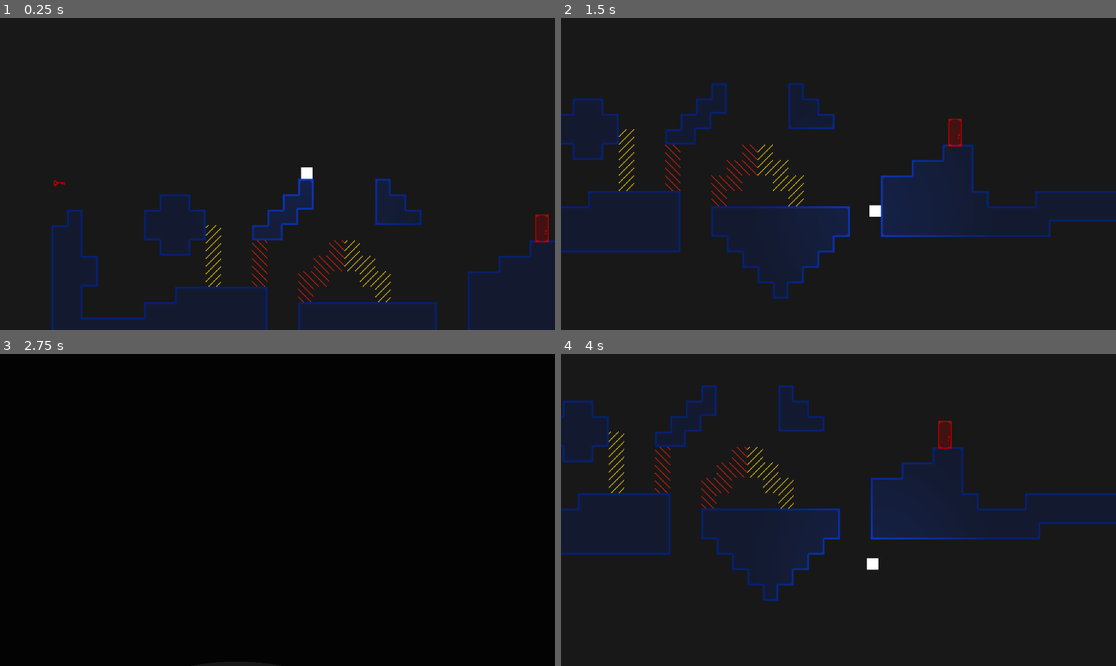
Above: before the commit, frames 1-4 (two rows, left to right).
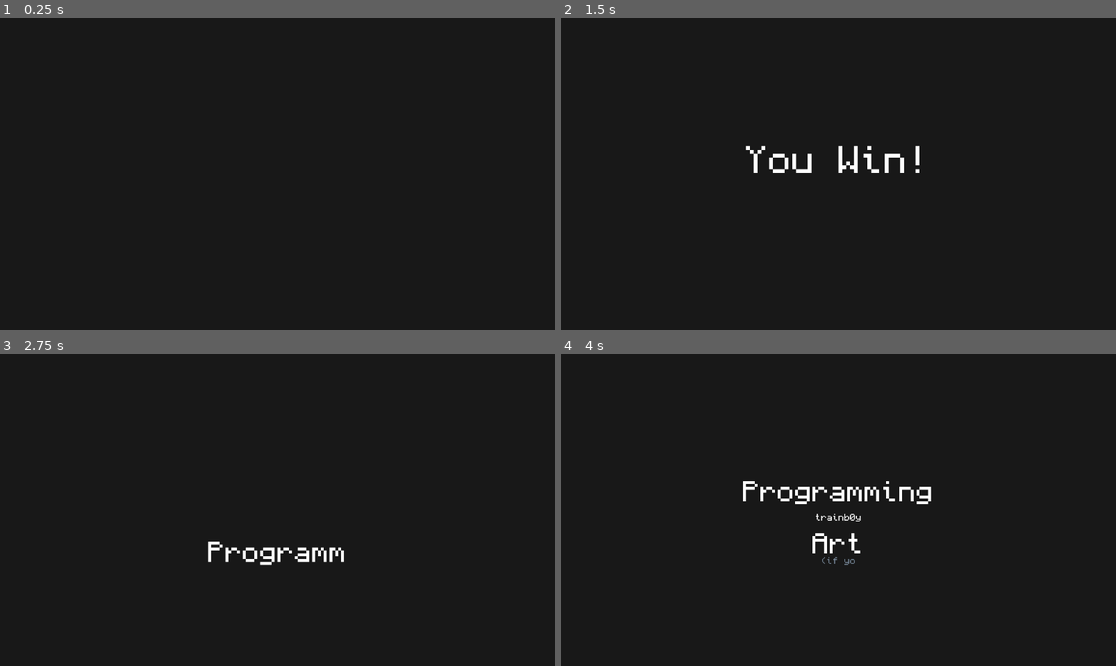
Above: after the commit, the same moments.

Repository: trainb0y/brackeys-2024-1
Game: Godot game, scene res://Scenes/win.tscn
The game is run twice, just before and just after one commit, with the same random seed, the same clock (stepped at 60 frames per second) and the same inputs. Before the commit the project starts from res://Scenes/test.tscn. Sound files missing from this copy of the repository are replaced by a short silence.
Inputs:
- Up to frame 1 (0.25 s): no input
- Up to frame 2 (1.5 s): hold Right (player_right) from 0.53 s (still down); tap E (player_use) at 0.6, 1.35 s; tap Space (player_jump) at 0.77 s
- Up to frame 3 (2.75 s): tap Space (player_jump) at 1.52 s; release Right (player_right) at 2.03 s; hold Left (player_left) from 2.03 s (still down); tap E (player_use) at 2.1 s
- Up to frame 4 (4 s): release Left (player_left) at 2.78 s; hold Right (player_right) from 2.78 s (still down); tap E (player_use) at 2.85, 3.6 s; tap Space (player_jump) at 3.02, 3.77 s

The runs differ from the first frame. In frame 1, 4.2% of the frame differs, in the area x 9-100%, y 47-100%; in frame 2, 11%, in the area x 0-100%, y 20-90%; in frame 3, 0.6%; in frame 4, 11%.

Commit message:
renaming things + credits/end scene

Diff:
--- a/Scenes/level_end.tscn
+++ b/Scenes/flag.tscn
@@ -1,30 +1,30 @@
 [gd_scene load_steps=6 format=3 uid="uid://c3csacx10wb8k"]
 
-[ext_resource type="Script" path="res://Scripts/levelend.gd" id="1_icgjf"]
-[ext_resource type="AudioStream" uid="uid://c7cuip1h0lm2w" path="res://Sounds/player_win.wav" id="2_jh3bg"]
-[ext_resource type="Texture2D" uid="uid://b2vkg4ogn0a5c" path="res://Sprites/flag.png" id="3_8kyyr"]
-[ext_resource type="Texture2D" uid="uid://dbnhx56yb4rn2" path="res://Sprites/light.webp" id="4_qsucx"]
+[ext_resource type="Script" path="res://Scripts/flag.gd" id="1_0j0qk"]
+[ext_resource type="AudioStream" uid="uid://c7cuip1h0lm2w" path="res://Sounds/player_win.wav" id="2_wgu8u"]
+[ext_resource type="Texture2D" uid="uid://b2vkg4ogn0a5c" path="res://Sprites/flag.png" id="3_nvswb"]
+[ext_resource type="Texture2D" uid="uid://dbnhx56yb4rn2" path="res://Sprites/light.webp" id="4_qorii"]
 
 [sub_resource type="CircleShape2D" id="CircleShape2D_ovw6j"]
 radius = 14.0357
 
-[node name="LevelEnd" type="Area2D"]
-script = ExtResource("1_icgjf")
+[node name="Flag" type="Area2D"]
+script = ExtResource("1_0j0qk")
 
 [node name="CollisionShape2D" type="CollisionShape2D" parent="."]
 shape = SubResource("CircleShape2D_ovw6j")
 
 [node name="AudioStreamPlayer2D" type="AudioStreamPlayer2D" parent="."]
-stream = ExtResource("2_jh3bg")
+stream = ExtResource("2_wgu8u")
 volume_db = -10.0
 pitch_scale = 1.5
 
 [node name="Sprite2D" type="Sprite2D" parent="."]
-texture = ExtResource("3_8kyyr")
+texture = ExtResource("3_nvswb")
 
 [node name="PointLight2D" type="PointLight2D" parent="."]
 energy = 2.0
-texture = ExtResource("4_qsucx")
+texture = ExtResource("4_qorii")
 texture_scale = 0.5
 
 [connection signal="body_entered" from="." to="." method="_on_body_entered"]
--- a/Scenes/test.tscn
+++ b/Scenes/test.tscn
@@ -5,12 +5,12 @@
 [ext_resource type="PackedScene" uid="uid://bat7f8dsfbj1l" path="res://Scenes/door.tscn" id="2_qqbxm"]
 [ext_resource type="Script" path="res://Scripts/dimensions.gd" id="3_j1icf"]
 [ext_resource type="Script" path="res://Scripts/dimension.gd" id="3_l5xs3"]
-[ext_resource type="TileSet" uid="uid://b3783pg7622vh" path="res://new_tile_set.tres" id="4_hioce"]
+[ext_resource type="TileSet" uid="uid://b3783pg7622vh" path="res://tileset.tres" id="4_hioce"]
 [ext_resource type="Texture2D" uid="uid://grec4yrxjgfp" path="res://Sprites/border-block.png" id="6_5icpu"]
 [ext_resource type="Shader" path="res://Shaders/scroll-right.gdshader" id="6_18w03"]
 [ext_resource type="Texture2D" uid="uid://bi168niw6n6wq" path="res://Sprites/border-kill.png" id="7_oagg8"]
 [ext_resource type="Shader" path="res://Shaders/scroll-left.gdshader" id="8_jlw5t"]
-[ext_resource type="PackedScene" uid="uid://c3csacx10wb8k" path="res://Scenes/level_end.tscn" id="11_c7ljq"]
+[ext_resource type="PackedScene" uid="uid://c3csacx10wb8k" path="res://Scenes/flag.tscn" id="11_c7ljq"]
 [ext_resource type="PackedScene" uid="uid://c7bgla3viltv8" path="res://Scenes/transition.tscn" id="11_ia0hk"]
 [ext_resource type="PackedScene" uid="uid://dyl3ntck53xy6" path="res://Scenes/dialog.tscn" id="12_bgvqj"]
 
--- /dev/null
+++ b/Scenes/win.tscn
@@ -0,0 +1,139 @@
+[gd_scene load_steps=4 format=3 uid="uid://g0scwf1343cd"]
+
+[ext_resource type="Script" path="res://Scripts/creditscroll.gd" id="1_oc2y4"]
+[ext_resource type="FontFile" uid="uid://de3u71wevd0ge" path="res://monocraft.ttf" id="1_xehve"]
+[ext_resource type="AudioStream" uid="uid://cy12s142plf1l" path="res://Sounds/typing.wav" id="3_grmho"]
+
+[node name="WinScreen" type="Control"]
+layout_mode = 3
+anchors_preset = 15
+anchor_right = 1.0
+anchor_bottom = 1.0
+offset_bottom = 1448.0
+grow_horizontal = 2
+grow_vertical = 2
+script = ExtResource("1_oc2y4")
+
+[node name="RichTextLabel" type="RichTextLabel" parent="."]
+layout_mode = 1
+anchors_preset = 15
+anchor_right = 1.0
+anchor_bottom = 1.0
+offset_bottom = -1658.0
+grow_horizontal = 2
+grow_vertical = 2
+theme_override_fonts/normal_font = ExtResource("1_xehve")
+theme_override_fonts/bold_font = ExtResource("1_xehve")
+theme_override_fonts/italics_font = ExtResource("1_xehve")
+theme_override_fonts/bold_italics_font = ExtResource("1_xehve")
+theme_override_fonts/mono_font = ExtResource("1_xehve")
+theme_override_font_sizes/normal_font_size = 18
+bbcode_enabled = true
+text = "
+
+
+
+
+
+
+
+
+
+
+
+
+
+[center]
+[font_size=72]You Win![/font_size]
+
+
+
+
+
+
+
+
+
+
+
+
+
+
+
+
+
+
+
+
+
+
+
+[font_size=54]Programming[/font_size]
+
+trainb0y
+
+[font_size=54]Art[/font_size]
+[color=slate_gray](if you can call it that)[/color]
+
+trainb0y
+
+[font_size=54]Levels[/font_size]
+
+trainb0y
+
+[font_size=54]Audio[/font_size]
+[color=slate_gray](via freesound.org, all under CC0)[/color]
+
+[font_size=36]Music[/font_size]
+
+Andrewkn
+
+[font_size=36]SFX[/font_size]
+
+stu556
+unadamlar
+Jacco18
+dave.des
+Kyle1Katarn
+skyumori
+FenrirFangs
+
+
+
+
+
+
+
+
+
+
+
+
+
+
+
+
+
+
+
+
+
+
+
+
+[font_size=72]Thanks for Playing![/font_size]
+
+https://github.com/trainb0y/brackeys-2024-1
+
+
+
+:D
+[/center]"
+scroll_active = false
+scroll_following = true
+
+[node name="AudioStreamPlayer2D" type="AudioStreamPlayer2D" parent="."]
+stream = ExtResource("3_grmho")
+volume_db = 1.0
+
+[connection signal="finished" from="AudioStreamPlayer2D" to="." method="_on_audio_stream_player_2d_finished"]
--- /dev/null
+++ b/Scripts/creditscroll.gd
@@ -0,0 +1,23 @@
+extends Control
+
+@onready var label: RichTextLabel = $RichTextLabel
+@onready var audio: AudioStreamPlayer2D = $AudioStreamPlayer2D
+
+const speed = 0.05
+var cooldown: float = 0
+
+func _ready():
+	label.visible_characters = 0
+	audio.play()
+
+func _process(delta):
+	cooldown -= delta
+	if cooldown < 0:
+		label.visible_characters += 1
+		cooldown += speed
+
+	if label.visible_ratio >= 1:
+		audio.stop()
+
+func _on_audio_stream_player_2d_finished():
+	audio.play()
--- a/project.godot
+++ b/project.godot
@@ -11,7 +11,7 @@
 [application]
 
 config/name="Brackeys-2024-1"
-run/main_scene="res://Scenes/test.tscn"
+run/main_scene="res://Scenes/win.tscn"
 config/features=PackedStringArray("4.2", "GL Compatibility")
 boot_splash/bg_color=Color(0.0509804, 0.0509804, 0.0509804, 1)
 config/icon="res://Sprites/icon.svg"
Renamed: Scripts/levelend.gd -> Scripts/flag.gd
Renamed: new_tile_set.tres -> tileset.tres
